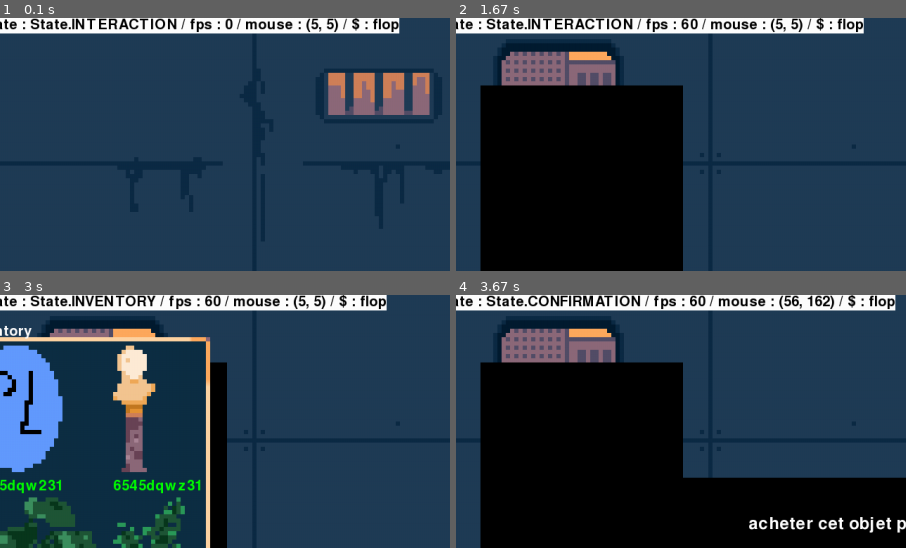
Above: before the commit, frames 1-4 (two rows, left to right).
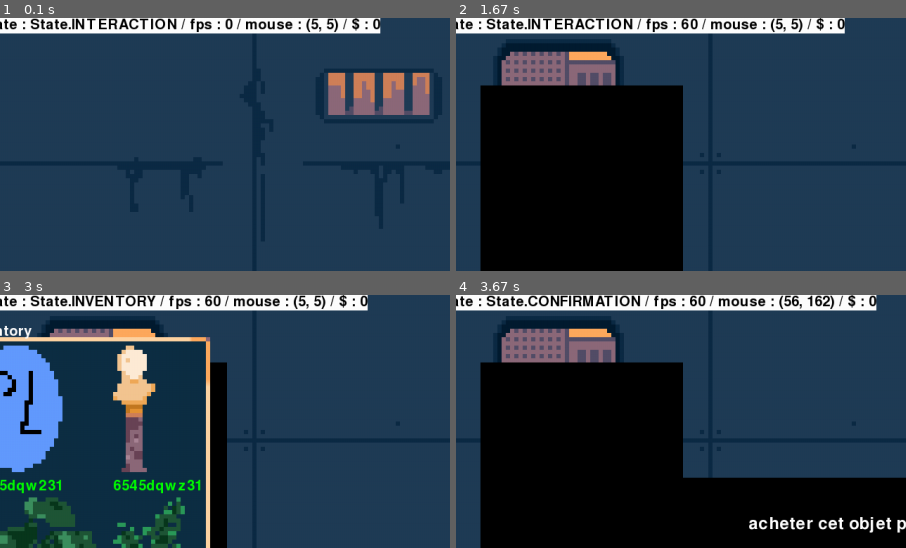
Above: after the commit, the same moments.

Repository: PouchyCorp/TrophNSI
Game: pygame game, started from sources/main.py
Same seed, same stepped clock (60 frames per second), same inputs: the game is played once before the commit and once after it.
Inputs (mouse positions are % of the whole screen's width and height, from its top left):
- Up to frame 1 (0.1 s): no input
- Up to frame 2 (1.67 s): tap B at 0.33, 1.32 s; hold Up 0.67-1.13 s; tap Space at 0.73, 1.03, 1.23, 1.57 s; tap S at 0.82 s; hold Down 1.17-1.47 s; hold Up from 1.5 s (still down)
- Up to frame 3 (3 s): release Up at 1.87 s; hold Down 1.9-2.27 s; tap Space at 1.97, 2.37, 2.7 s; tap S at 2.05 s; hold Up 2.3-2.6 s; tap B at 2.45 s; hold Down 2.63-2.93 s; hold Up from 2.97 s (still down)
- Up to frame 4 (3.67 s): tap Space at 3.03 s; tap S at 3.12 s; release Up at 3.33 s; click (4, 22) at 3.42 s
The pictures show only the part of the screen within x 5-55%, y 0-50%; the shares and areas given below are measured in that part.

The runs differ from the first frame. In frame 1, 0.3% of the frame differs, in the area x 82-89%, y 0-7%; in frame 2, 0.3%; in frame 3, 0.3%; in frame 4, 0.3%, in the area x 91-98%, y 0-7%.

Commit message:
flop fix

Diff:
--- a/sources/core/logic.py
+++ b/sources/core/logic.py
@@ -251,7 +251,7 @@
                 self.shop.draw(self.win, mouse_pos)
 
         self.win.blit(InfoPopup(
-            f'gui state : {self.gui_state} / fps : {round(self.clock.get_fps())} / mouse : {mouse_pos.xy} / $ : flop').text_surf, (0, 0))
+            f'gui state : {self.gui_state} / fps : {round(self.clock.get_fps())} / mouse : {mouse_pos.xy} / $ : {self.gold}').text_surf, (0, 0))
 
           # Draw inventory
 
